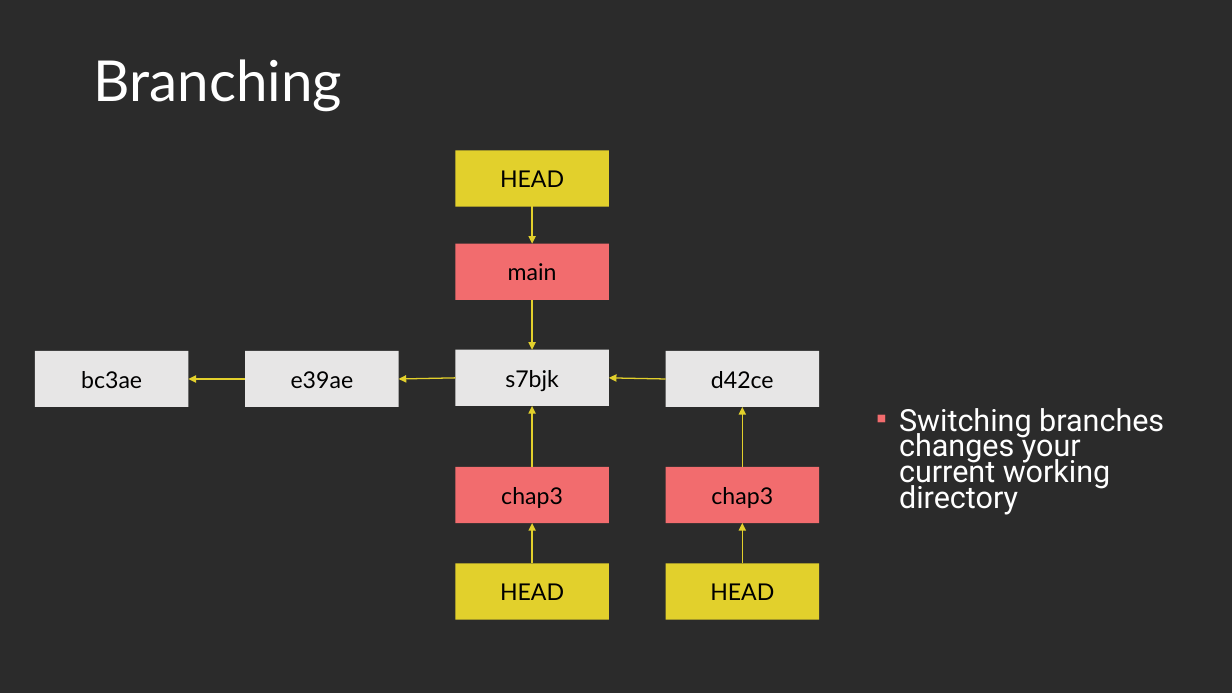
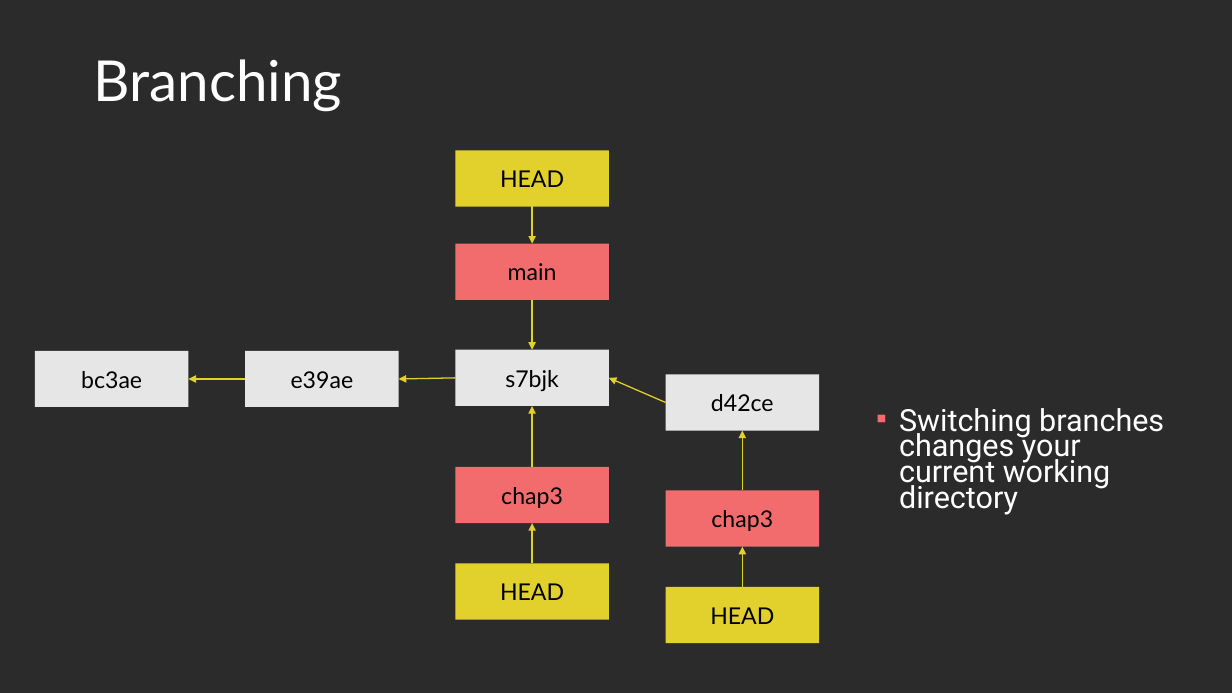
Before and after one commit to Light2Dark/git_tutorial, a slide deck: slide 21 of Git and Github.pptx (slide 28 before the commit). Drawn at 1232x693 pixels with LibreOffice and Linux fonts; fonts in the diff are those of the drawing; background and template pictures are left out; a plain dark background stands for a picture behind light text. Boxes give left, top, right and bottom in pixels: in the first picture for what was removed or moved away, otherwise in the second. Text is boxed around its words. In the diff, an @@ line names an element or a change of style, - is before the commit and + after.

```diff
--- a/Git and Github.pptx
+++ b/Git and Github.pptx
@@ arrow moved from (665, 379) - (609, 378) to (665, 403) - (609, 378) @@
@@ 3 rectangles, 2 arrows: place and size @@
-3 rectangles, 2 arrows at bbox=[665, 351, 819, 620]
+3 rectangles, 2 arrows at bbox=[665, 374, 819, 643]
```
Also in this commit, not shown: 13 other slides changed, 4 slides added, 3 slides removed.
